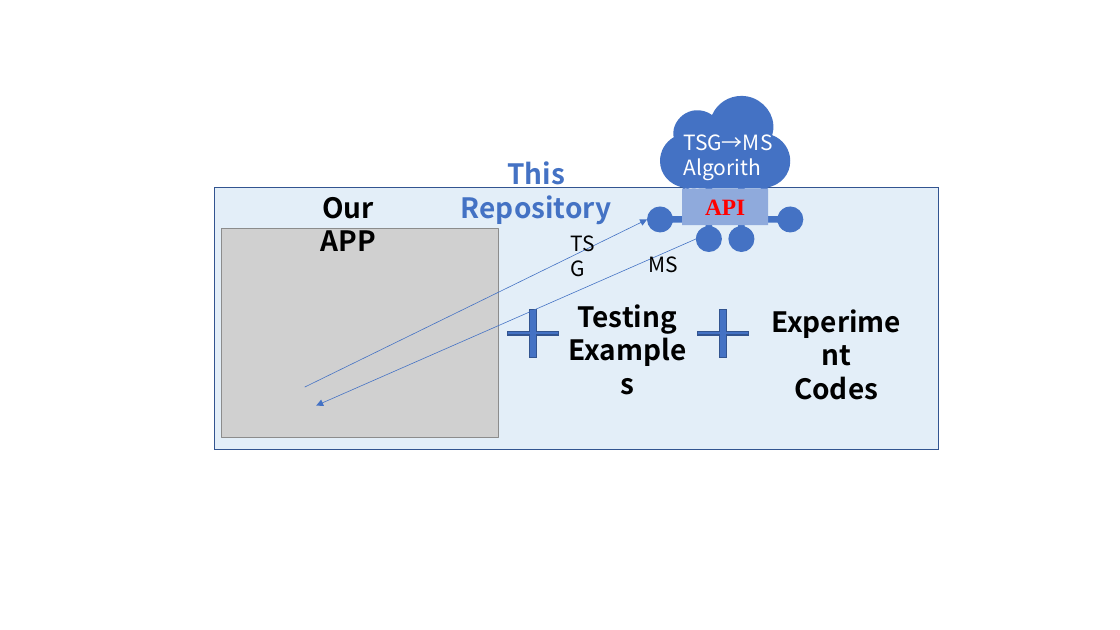
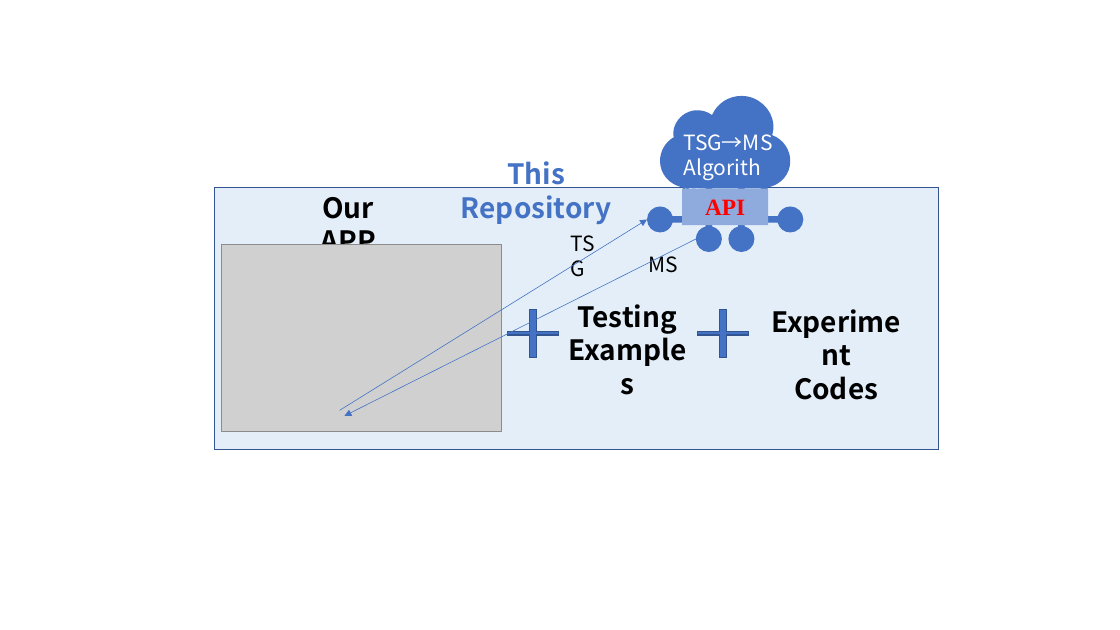
Before and after one commit to MaxKinny/sm2gst, a slide deck: slide 3 of sources/repo_diagram.pptx. Drawn at 1120x630 pixels with LibreOffice and Linux fonts; fonts in the diff are those of the drawing; grey boxes stand for pictures. Boxes give left, top, right and bottom in pixels: in the first picture for what was removed or moved away, otherwise in the second. Text is boxed around its words. In the diff, an @@ line names an element or a change of style, - is before the commit and + after.

```diff
--- a/sources/repo_diagram.pptx
+++ b/sources/repo_diagram.pptx
@@ arrow moved from (305, 387) - (647, 219) to (339, 411) - (647, 219) @@
@@ arrow moved from (696, 239) - (316, 406) to (696, 239) - (344, 416) @@
@@ picture resized from (x1=222, y1=229, x2=498, y2=438) to (x1=222, y1=245, x2=502, y2=432) @@
```
Also in this commit, not shown: 1 other slide changed.
